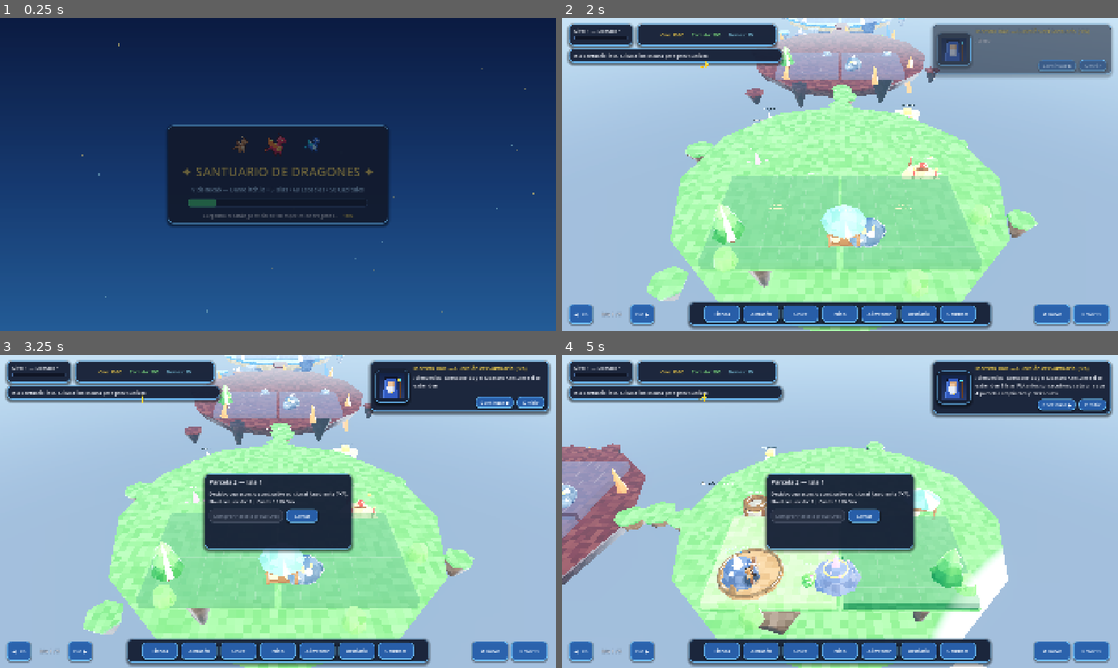
Above: before the commit, frames 1-4 (two rows, left to right).
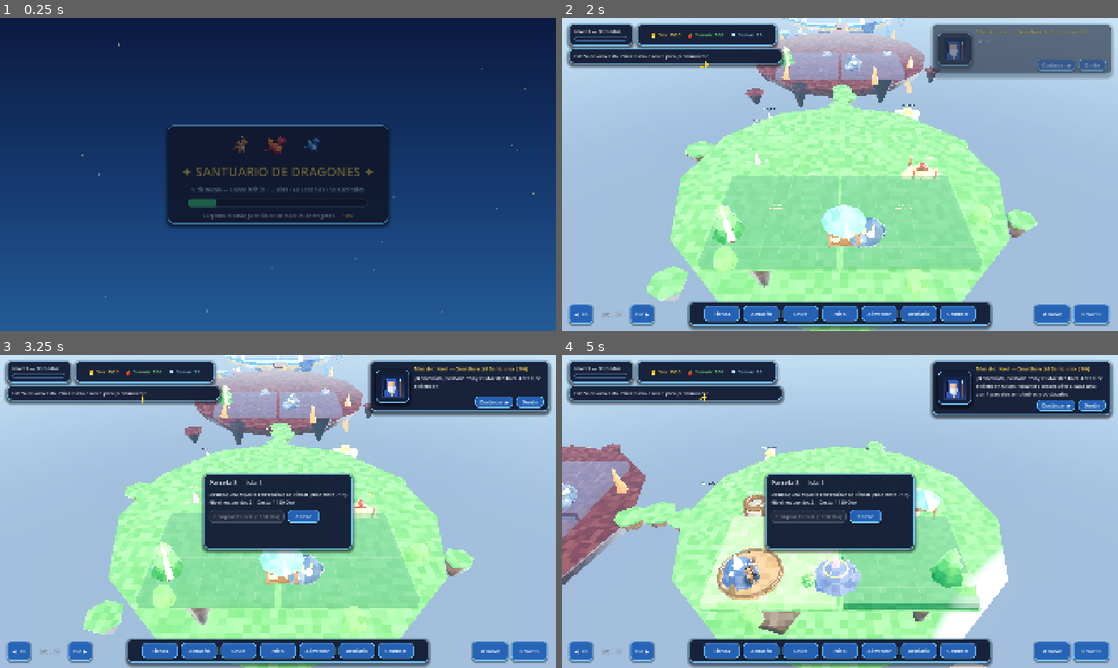
Above: after the commit, the same moments.

Repository: recab535/VJdeRecab
Game: Godot game, scene res://scenes/ui/loading_screen.tscn
Two runs of this game, one before a commit and one after it. Both use one fixed random seed, a clock stepped at 60 frames per second and the inputs below.
Inputs (mouse positions are in pixels of both pictures, inside the frame that each line leads up to):
- Up to frame 1 (0.25 s): no input
- Up to frame 2 (2 s): tap Enter at 0.5 s; move the mouse to (962, 158) at 0.52 s; hold Right 0.53-1.25 s; tap Q at 0.6 s; click (962, 158) at 0.67 s; drag from (728, 190) to (812, 237) at 1.27 s
- Up to frame 3 (3.25 s): move the mouse to (333, 442) at 2.02 s; hold Right 2.03-2.75 s; tap Q at 2.1 s; drag from (250, 574) to (111, 464) at 2.77 s
- Up to frame 4 (5 s): move the mouse to (1006, 558) at 3.52 s; hold Left 3.53-4.25 s; tap Q at 3.6 s; drag from (673, 464) to (756, 433) at 4.27 s

The runs differ from the first frame. In frame 2, 2.7% of the frame differs, in the area x 0-98%, y 3-100%; in frame 3, 4.5%; in frame 4, 5.1%, in the area x 0-100%, y 3-100%.

Commit message:
feat(Fase 6): HUD 1920x1080 pulido, tema UI completo y modales contextuales en tiempo real

Diff:
--- a/ESTADO_AGENTES.json
+++ b/ESTADO_AGENTES.json
@@ -1,6 +1,6 @@
 {
   "estado": "EN_PROGRESO",
-  "fase_actual": 5,
+  "fase_actual": 6,
   "total_fases": 10,
   "turno_actual": "A1",
   "orden_agentes": [
@@ -16,7 +16,7 @@
     "Fase_3": "COMPLETADA - Estructuras 3D detalladas con VisualShaders: Torre Nido (1..4 huevos elementales dinámicos) …(207 unchanged characters)…
     "Fase_4": "COMPLETADA - Generador pixel art 48x48 con contorno, sombreado 3 tonos, variantes híbridas/legendarias y etapas (Cría/Joven/Adulto) en Dragon2D + vida/patrulla/emotes/sombra en hábitats temáticos 2.5D con indicador flotante de oro.",
     "Fase_5": "COMPLETADA - Pantalla de carga animada con degradado, partículas mágicas, showcase de dragones 48x48 y carga asíncrona + tutorial narrativo del Maestro Kael con retrato 48x48, progreso por paso y flecha guía pulsante.",
-    "Fase_6": "PENDIENTE",
+    "Fase_6": "COMPLETADA - Tema UI global ampliado (TabContainer/LineEdit/PanelContainer/ProgressBar), HUD 1920x1080 con animaciones de recursos, fix parcel_index y modales contextuales de estructuras con conteo en vivo y retratos 48x48.",
     "Fase_7": "PENDIENTE",
     "Fase_8": "PENDIENTE",
     "Fase_9": "PENDIENTE",
--- a/assets/ui/game_theme.tres
+++ b/assets/ui/game_theme.tres
@@ -1,65 +1,65 @@
-[gd_resource type="Theme" load_steps=9 format=3]
+[gd_resource type="Theme" load_steps=13 format=3]
 
 [sub_resource type="StyleBoxFlat" id="StyleBoxFlat_btn_disabled"]
-content_margin_left = 14.0
+content_margin_left = 16.0
 content_margin_top = 8.0
-content_margin_right = 14.0
+content_margin_right = 16.0
 content_margin_bottom = 8.0
-bg_color = Color(0.18, 0.21, 0.28, 0.72)
+bg_color = Color(0.16, 0.19, 0.26, 0.72)
 border_width_left = 2
 border_width_top = 2
 border_width_right = 2
 border_width_bottom = 4
-border_color = Color(0.32, 0.36, 0.44, 0.8)
+border_color = Color(0.30, 0.35, 0.44, 0.8)
 corner_radius_top_left = 14
 corner_radius_top_right = 14
 corner_radius_bottom_right = 14
 corner_radius_bottom_left = 14
 
 [sub_resource type="StyleBoxFlat" id="StyleBoxFlat_btn_hover"]
-content_margin_left = 14.0
+content_margin_left = 16.0
 content_margin_top = 8.0
-content_margin_right = 14.0
+content_margin_right = 16.0
 content_margin_bottom = 8.0
-bg_color = Color(0.24, 0.56, 0.92, 1)
+bg_color = Color(0.24, 0.58, 0.96, 1)
 border_width_left = 2
 border_width_top = 2
 border_width_right = 2
 border_width_bottom = 4
-border_color = Color(0.95, 0.86, 0.42, 1)
+border_color = Color(1, 0.88, 0.40, 1)
 corner_radius_top_left = 14
 corner_radius_top_right = 14
 corner_radius_bottom_right = 14
 corner_radius_bottom_left = 14
-shadow_color = Color(0, 0, 0, 0.45)
-shadow_size = 6
+shadow_color = Color(0, 0, 0, 0.48)
+shadow_size = 7
 shadow_offset = Vector2(0, 3)
 
 [sub_resource type="StyleBoxFlat" id="StyleBoxFlat_btn_normal"]
-content_margin_left = 14.0
+content_margin_left = 16.0
 content_margin_top = 8.0
-content_margin_right = 14.0
+content_margin_right = 16.0
 content_margin_bottom = 8.0
-bg_color = Color(0.16, 0.38, 0.68, 0.96)
+bg_color = Color(0.15, 0.39, 0.72, 0.97)
 border_width_left = 2
 border_width_top = 2
 border_width_right = 2
 border_width_bottom = 4
-border_color = Color(0.45, 0.78, 1, 0.95)
+border_color = Color(0.48, 0.80, 1, 0.95)
 corner_radius_top_left = 14
 corner_radius_top_right = 14
 corner_radius_bottom_right = 14
 corner_radius_bottom_left = 14
-shadow_color = Color(0, 0, 0, 0.38)
+shadow_color = Color(0, 0, 0, 0.4)
 shadow_size = 5
 shadow_offset = Vector2(0, 3)
 
 [sub_resource type="StyleBoxFlat" id="StyleBoxFlat_btn_pressed"]
-content_margin_left = 14.0
+content_margin_left = 16.0
 content_margin_top = 10.0
-content_margin_right = 14.0
+content_margin_right = 16.0
 content_margin_bottom = 6.0
-bg_color = Color(0.12, 0.28, 0.52, 1)
+bg_color = Color(0.11, 0.28, 0.54, 1)
 border_width_left = 2
 border_width_top = 2
 border_width_right = 2
@@ -71,57 +71,120 @@
 corner_radius_bottom_left = 14
 
 [sub_resource type="StyleBoxFlat" id="StyleBoxFlat_panel"]
-content_margin_left = 16.0
-content_margin_top = 12.0
-content_margin_right = 16.0
-content_margin_bottom = 12.0
-bg_color = Color(0.09, 0.13, 0.22, 0.92)
+content_margin_left = 18.0
+content_margin_top = 14.0
+content_margin_right = 18.0
+content_margin_bottom = 14.0
+bg_color = Color(0.08, 0.12, 0.22, 0.94)
 border_width_left = 2
 border_width_top = 2
 border_width_right = 2
 border_width_bottom = 4
-border_color = Color(0.42, 0.74, 0.98, 0.85)
+border_color = Color(0.46, 0.78, 1, 0.88)
 corner_radius_top_left = 18
 corner_radius_top_right = 18
 corner_radius_bottom_right = 18
 corner_radius_bottom_left = 18
-shadow_color = Color(0, 0, 0, 0.5)
-shadow_size = 10
-shadow_offset = Vector2(0, 5)
+shadow_color = Color(0, 0, 0, 0.55)
+shadow_size = 12
+shadow_offset = Vector2(0, 6)
 
 [sub_resource type="StyleBoxFlat" id="StyleBoxFlat_pb_bg"]
-bg_color = Color(0.06, 0.08, 0.14, 0.95)
+bg_color = Color(0.05, 0.08, 0.14, 0.96)
 border_width_left = 2
 border_width_top = 2
 border_width_right = 2
 border_width_bottom = 2
-border_color = Color(0.28, 0.42, 0.62, 0.9)
+border_color = Color(0.30, 0.48, 0.70, 0.92)
 corner_radius_top_left = 10
 corner_radius_top_right = 10
 corner_radius_bottom_right = 10
 corner_radius_bottom_left = 10
 
 [sub_resource type="StyleBoxFlat" id="StyleBoxFlat_pb_fill"]
-bg_color = Color(0.26, 0.84, 0.46, 1)
+bg_color = Color(0.24, 0.86, 0.48, 1)
+border_width_top = 1
+border_color = Color(0.70, 1, 0.78, 0.85)
 corner_radius_top_left = 8
 corner_radius_top_right = 8
 corner_radius_bottom_right = 8
 corner_radius_bottom_left = 8
 
+[sub_resource type="StyleBoxFlat" id="StyleBoxFlat_tab_selected"]
+content_margin_left = 18.0
+content_margin_top = 8.0
+content_margin_right = 18.0
+content_margin_bottom = 8.0
+bg_color = Color(0.18, 0.46, 0.84, 1)
+border_width_left = 2
+border_width_top = 3
+border_width_right = 2
+border_color = Color(1, 0.86, 0.36, 1)
+corner_radius_top_left = 12
+corner_radius_top_right = 12
+
+[sub_resource type="StyleBoxFlat" id="StyleBoxFlat_tab_unselected"]
+content_margin_left = 16.0
+content_margin_top = 8.0
+content_margin_right = 16.0
+content_margin_bottom = 8.0
+bg_color = Color(0.10, 0.16, 0.28, 0.9)
+border_width_left = 1
+border_width_top = 1
+border_width_right = 1
+border_color = Color(0.32, 0.48, 0.70, 0.75)
+corner_radius_top_left = 10
+corner_radius_top_right = 10
+
+[sub_resource type="StyleBoxFlat" id="StyleBoxFlat_tab_panel"]
+content_margin_left = 14.0
+content_margin_top = 14.0
+content_margin_right = 14.0
+content_margin_bottom = 14.0
+bg_color = Color(0.07, 0.11, 0.20, 0.92)
+border_width_left = 2
+border_width_top = 2
+border_width_right = 2
+border_width_bottom = 3
+border_color = Color(0.38, 0.68, 0.94, 0.85)
+corner_radius_top_right = 14
+corner_radius_bottom_right = 14
+corner_radius_bottom_left = 14
+
+[sub_resource type="StyleBoxFlat" id="StyleBoxFlat_input"]
+content_margin_left = 12.0
+content_margin_top = 6.0
+content_margin_right = 12.0
+content_margin_bottom = 6.0
+bg_color = Color(0.06, 0.10, 0.18, 0.95)
+border_width_left = 2
+border_width_top = 2
+border_width_right = 2
+border_width_bottom = 2
+border_color = Color(0.36, 0.60, 0.86, 0.88)
+corner_radius_top_left = 10
+corner_radius_top_right = 10
+corner_radius_bottom_right = 10
+corner_radius_bottom_left = 10
+
 [resource]
 default_font_size = 17
-Button/colors/font_color = Color(0.96, 0.98, 1, 1)
+Button/colors/font_color = Color(0.97, 0.99, 1, 1)
 Button/colors/font_disabled_color = Color(0.55, 0.6, 0.68, 0.8)
-Button/colors/font_hover_color = Color(1, 0.96, 0.78, 1)
-Button/colors/font_pressed_color = Color(1, 0.88, 0.52, 1)
+Button/colors/font_hover_color = Color(1, 0.96, 0.76, 1)
+Button/colors/font_pressed_color = Color(1, 0.88, 0.50, 1)
 Button/styles/disabled = SubResource("StyleBoxFlat_btn_disabled")
 Button/styles/focus = SubResource("StyleBoxFlat_btn_hover")
 Button/styles/hover = SubResource("StyleBoxFlat_btn_hover")
 Button/styles/normal = SubResource("StyleBoxFlat_btn_normal")
 Button/styles/pressed = SubResource("StyleBoxFlat_btn_pressed")
-Label/colors/font_color = Color(0.94, 0.96, 1, 1)
-Label/colors/font_outline_color = Color(0.05, 0.07, 0.12, 0.95)
+Label/colors/font_color = Color(0.95, 0.97, 1, 1)
+Label/colors/font_outline_color = Color(0.04, 0.06, 0.12, 0.95)
 Label/constants/outline_size = 3
+LineEdit/styles/normal = SubResource("StyleBoxFlat_input")
 PanelContainer/styles/panel = SubResource("StyleBoxFlat_panel")
 ProgressBar/styles/background = SubResource("StyleBoxFlat_pb_bg")
 ProgressBar/styles/fill = SubResource("StyleBoxFlat_pb_fill")
+TabContainer/styles/panel = SubResource("StyleBoxFlat_tab_panel")
+TabContainer/styles/tab_selected = SubResource("StyleBoxFlat_tab_selected")
+TabContainer/styles/tab_unselected = SubResource("StyleBoxFlat_tab_unselected")
--- a/scripts/ui/estructura_modal.gd
+++ b/scripts/ui/estructura_modal.gd
@@ -1,6 +1,6 @@
 extends Control
 
-## Modal contextual unificado para estructuras especiales:
+## Modal contextual unificado y en tiempo real para estructuras especiales:
 ## Mina de Gemas (1/isla, 24h), Campo de Entrenamiento, Guardería de Crías (máx 4) y Granja.
 
 signal status_message(msg: String)
@@ -12,6 +12,7 @@
 
 var _current_kind: String = ""
 var _current_island_id: int = 1
+var _live_accum: float = 0.0
 
 
 func _ready() -> void:
@@ -20,11 +21,28 @@
 		btn_cerrar.pressed.connect(func() -> void: visible = false)
 
 
+func _process(delta: float) -> void:
+	if not visible:
+		return
+	_live_accum += delta
+	if _live_accum >= 1.0:
+		_live_accum = 0.0
+		if _current_kind in ["mina_gemas", "campo_entrenamiento", "granja_comida"]:
+			_refresh()
+
+
 func open_for(kind: String, island_id: int = 1) -> void:
 	_current_kind = kind
 	_current_island_id = island_id
+	_live_accum = 0.0
 	_refresh()
 	visible = true
+	scale = Vector2(0.94, 0.94)
+	modulate.a = 0.0
+	var tw: Tween = create_tween()
+	tw.set_parallel(true)
+	tw.tween_property(self, "scale", Vector2.ONE, 0.16).set_trans(Tween.TRANS_BACK).set_ease(Tween.EASE_OUT)
+	tw.tween_property(self, "modulate:a", 1.0, 0.12)
 
 
 func _refresh() -> void:
@@ -50,7 +68,7 @@
 
 
 func _render_gem_mine(core: Node) -> void:
-	lbl_titulo.text = "Mina de Gemas — Isla %d" % _current_island_id
+	lbl_titulo.text = "💎 Mina de Gemas — Isla %d" % _current_island_id
 	var mines: Dictionary = core.player_state.get("minas_gemas", {})
 	var key: String = str(_current_island_id)
 	var built: bool = mines.has(key) and bool(mines[key].get("construida", false))
@@ -58,7 +76,7 @@
 
 	if not built:
 		lbl_detalle.text = "Construye una Mina de Gemas en esta isla (máx. 1 por isla, %d/5 construidas).\nCosto: 10 Gemas • Produce 1 Gema cada 24 horas." % total_built
-		_add_action_button("Construir Mina de Gemas (10 Gemas)", func() -> void:
+		_add_action_button("Construir Mina de Gemas (10 💎)", func() -> void:
 			var r: Dictionary = core.build_gem_mine_on_island(_current_island_id)
 			status_message.emit(str(r.get("msg", "")))
 			_refresh()
@@ -66,9 +84,9 @@
 	else:
 		var m: Dictionary = mines[key]
 		var ready_flag: bool = bool(m.get("lista", false)) or float(m.get("restante_seg", 1.0)) <= 0.0
-		var rem_h: float = float(m.get("restante_seg", 0.0)) / 3600.0
-		lbl_detalle.text = ("¡1 Gema lista para recoger!" if ready_flag else "Produciendo 1 Gema... Faltan %.1f horas." % rem_h) + "\nTotal Minas activas: %d/5 (hasta %d Gemas/día)." % [total_built, total_built]
-		var btn: Button = _add_action_button("Recoger +1 Gema", func() -> void:
+		var rem_s: int = int(ceil(float(m.get("restante_seg", 0.0))))
+		lbl_detalle.text = ("✨ ¡1 Gema lista para recoger!" if ready_flag else "Produciendo 1 Gema... Faltan %dh %02dm %02ds." % [rem_s / 3600, (rem_s % 3600) / 60, rem_s % 60]) + "\nTotal Minas activas: %d/5 (hasta %d Gemas/día)." % [total_built, total_built]
+		var btn: Button = _add_action_button("Recoger +1 Gema 💎", func() -> void:
 			var r: Dictionary = core.collect_gem_mine(_current_island_id)
 			status_message.emit(str(r.get("msg", "")))
 			_refresh()
@@ -77,15 +95,15 @@
 
 
 func _render_training_camp(core: Node) -> void:
-	lbl_titulo.text = "Campo de Entrenamiento"
+	lbl_titulo.text = "⚔ Campo de Entrenamiento"
 	var tr: Dictionary = core.player_state.get("entrenamiento", {})
 	if bool(tr.get("activo", false)):
 		var uid: int = int(tr.get("dragon_uid", -1))
 		var d: Dictionary = core.get_dragon_by_uid(uid)
 		var sp: Dictionary = core.get_species(int(d.get("especie_id", 1)))
 		var rem: int = int(ceil(float(tr.get("restante_seg", 0.0))))
-		lbl_detalle.text = "Entrenando a %s (+10%% stats de combate).\nTiempo restante: %d s." % [str(sp.get("nombre", "Dragón")), rem]
-		_add_action_button("Acelerar entrenamiento (3 Gemas)", func() -> void:
+		lbl_detalle.text = "Entrenando a %s (+10%% stats de combate).\nTiempo restante: %02d:%02d." % [str(sp.get("nombre", "Dragón")), rem / 60, rem % 60]
+		_add_action_button("Acelerar entrenamiento (3 💎)", func() -> void:
 			var r: Dictionary = core.speedup_training_with_gems(3)
 			status_message.emit(str(r.get("msg", "")))
 			_refresh()
@@ -96,18 +114,24 @@
 			if d_var is Dictionary:
 				var d: Dictionary = d_var
 				var uid: int = int(d.get("uid", -1))
-				var sp: Dictionary = core.get_species(int(d.get("especie_id", 1)))
+				var sp_id: int = int(d.get("especie_id", 1))
+				var sp: Dictionary = core.get_species(sp_id)
 				var t_lvl: int = int(d.get("entrenamiento_nivel", 0))
-				_add_action_button("Entrenar %s (Rango +%d) — 300 Oro" % [str(sp.get("nombre", "Dragón")), t_lvl], func() -> void:
-					var r: Dictionary = core.start_training(uid, 300, 300)
-					status_message.emit(str(r.get("msg", "")))
-					_refresh()
+				var etapa: String = str(d.get("etapa", "cria"))
+				_add_dragon_action_row(
+					sp_id,
+					etapa,
+					"Entrenar %s (Rango +%d) — 300 Oro" % [str(sp.get("nombre", "Dragón")), t_lvl],
+					func() -> void:
+						var r: Dictionary = core.start_training(uid, 300, 300)
+						status_message.emit(str(r.get("msg", "")))
+						_refresh()
 				)
 
 
 func _render_nursery(core: Node) -> void:
 	var guarderia: Array = core.player_state.get("guarderia", [])
-	lbl_titulo.text = "Guardería de Crías (%d / 4)" % guarderia.size()
+	lbl_titulo.text = "🐣 Guardería de Crías (%d / 4)" % guarderia.size()
 	lbl_detalle.text = "Guarda hasta 4 dragoncitos pequeños cuando no tengas espacio libre en tus hábitats."
 
 	if guarderia.is_empty():
@@ -118,35 +142,47 @@
 		for i: int in range(guarderia.size()):
 			var d_var: Variant = guarderia[i]
 			if d_var is Dictionary:
-				var sp: Dictionary = core.get_species(int(d_var.get("especie_id", 1)))
+				var sp_id: int = int(d_var.get("especie_id", 1))
+				var sp: Dictionary = core.get_species(sp_id)
+				var etapa: String = str(d_var.get("etapa", "cria"))
 				var idx: int = i
-				_add_action_button("Retirar %s (Niv.%d)" % [str(sp.get("nombre", "Cría")), int(d_var.get("nivel", 1))], func() -> void:
-					var r: Dictionary = core.retrieve_dragon_from_nursery(idx)
-					status_message.emit(str(r.get("msg", "")))
-					_refresh()
+				_add_dragon_action_row(
+					sp_id,
+					etapa,
+					"Retirar %s (Niv.%d)" % [str(sp.get("nombre", "Cría")), int(d_var.get("nivel", 1))],
+					func() -> void:
+						var r: Dictionary = core.retrieve_dragon_from_nursery(idx)
+						status_message.emit(str(r.get("msg", "")))
+						_refresh()
 				)
 
 	if guarderia.size() < 4:
 		var dragones: Array = core.player_state.get("dragones", [])
 		if dragones.size() > 1:
 			var last_d: Dictionary = dragones[dragones.size() - 1]
-			var sp_last: Dictionary = core.get_species(int(last_d.get("especie_id", 1)))
-			_add_action_button("Enviar %s a Guardería" % str(sp_last.get("nombre", "Cría")), func() -> void:
-				var removed: Dictionary = dragones.pop_back()
-				core.player_state["dragones"] = dragones
-				var r: Dictionary = core.store_dragon_in_nursery(removed)
-				status_message.emit(str(r.get("msg", "")))
-				_refresh()
+			var sp_id: int = int(last_d.get("especie_id", 1))
+			var sp_last: Dictionary = core.get_species(sp_id)
+			_add_dragon_action_row(
+				sp_id,
+				str(last_d.get("etapa", "cria")),
+				"Enviar %s a Guardería" % str(sp_last.get("nombre", "Cría")),
+				func() -> void:
+					var removed: Dictionary = dragones.pop_back()
+					core.player_state["dragones"] = dragones
+					var r: Dictionary = core.store_dragon_in_nursery(removed)
+					status_message.emit(str(r.get("msg", "")))
+					_refresh()
 			)
 
 
 func _render_food_farm(core: Node) -> void:
-	lbl_titulo.text = "Granja de Comida"
+	lbl_titulo.text = "🍎 Granja de Comida"
 	var granjas: Array = core.player_state.get("granjas_comida", [])
 	var g: Dictionary = granjas[0] if not granjas.is_empty() else {}
 	if bool(g.get("produciendo", false)):
-		lbl_detalle.text = "Cosecha en progreso: +%d Comida (%d s restantes)." % [int(g.get("cantidad", 180)), int(ceil(float(g.get("restante_seg", 0.0))))]
-		_add_action_button("Acelerar cosecha (2 Gemas)", func() -> void:
+		var rem: int = int(ceil(float(g.get("restante_seg", 0.0))))
+		lbl_detalle.text = "Cosecha en progreso: +%d Comida (%02d:%02d restantes)." % [int(g.get("cantidad", 180)), rem / 60, rem % 60]
+		_add_action_button("Acelerar cosecha (2 💎)", func() -> void:
 			var r: Dictionary = core.speedup_food_farm(2)
 			status_message.emit(str(r.get("msg", "")))
 			_refresh()
@@ -158,6 +194,25 @@
 			status_message.emit(str(r.get("msg", "")))
 			_refresh()
 		)
+
+
+func _add_dragon_action_row(sp_id: int, etapa: String, btn_text: String, cb: Callable) -> void:
+	var row: HBoxContainer = HBoxContainer.new()
+	row.add_theme_constant_override("separation", 10)
+	var icon: TextureRect = TextureRect.new()
+	icon.texture = Dragon2D.build_dragon_texture(sp_id, etapa)
+	icon.custom_minimum_size = Vector2(44, 44)
+	icon.texture_filter = CanvasItem.TEXTURE_FILTER_NEAREST
+	icon.stretch_mode = TextureRect.STRETCH_KEEP_ASPECT_CENTERED
+	row.add_child(icon)
+
+	var btn: Button = Button.new()
+	btn.text = btn_text
+	btn.size_flags_horizontal = Control.SIZE_EXPAND_FILL
+	btn.custom_minimum_size = Vector2(0, 44)
+	btn.pressed.connect(cb)
+	row.add_child(btn)
+	box_acciones.add_child(row)
 
 
 func _add_action_button(text: String, cb: Callable) -> Button:
--- a/scripts/ui/hud_basic.gd
+++ b/scripts/ui/hud_basic.gd
@@ -61,6 +61,9 @@
 var _feed_dragons_list: Array[Dictionary] = []
 var _feed_selected_idx: int = 0
 var _current_comida: int = 0
+var _last_oro: int = -1
+var _last_comida: int = -1
+var _last_gemas: int = -1
 
 
 func _ready() -> void:
@@ -159,11 +162,42 @@
 
 func set_resources(oro: int, comida: int, gemas: int) -> void:
 	_current_comida = comida
-	lbl_oro.text = "Oro: %d" % oro
-	lbl_comida.text = "Comida: %d" % comida
-	lbl_gemas.text = "Gemas: %d" % gemas
+	lbl_oro.text = "🪙 Oro: %d" % oro
+	lbl_comida.text = "🍎 Comida: %d" % comida
+	lbl_gemas.text = "💎 Gemas: %d" % gemas
+	if _last_oro >= 0 and oro > _last_oro:
+		_bump_label(lbl_oro)
+	if _last_comida >= 0 and comida > _last_comida:
+		_bump_label(lbl_comida)
+	if _last_gemas >= 0 and gemas > _last_gemas:
+		_bump_label(lbl_gemas)
+	_last_oro = oro
+	_last_comida = comida
+	_last_gemas = gemas
 	if panel_alimentar and panel_alimentar.visible:
 		_refresh_feed_panel_ui()
+
+
+func _bump_label(lbl: Control) -> void:
+	if lbl == null:
+		return
+	lbl.pivot_offset = lbl.size * 0.5
+	var tw: Tween = lbl.create_tween()
+	tw.tween_property(lbl, "scale", Vector2(1.16, 1.16), 0.10).set_trans(Tween.TRANS_QUAD).set_ease(Tween.EASE_OUT)
+	tw.tween_property(lbl, "scale", Vector2.ONE, 0.16).set_trans(Tween.TRANS_BACK).set_ease(Tween.EASE_OUT)
+
+
+func _pop_open(panel: Control) -> void:
+	if panel == null:
+		return
+	panel.visible = true
+	panel.pivot_offset = panel.size * 0.5
+	panel.scale = Vector2(0.92, 0.92)
+	panel.modulate.a = 0.0
+	var tw: Tween = panel.create_tween()
+	tw.set_parallel(true)
+	tw.tween_property(panel, "scale", Vector2.ONE, 0.18).set_trans(Tween.TRANS_BACK).set_ease(Tween.EASE_OUT)
+	tw.tween_property(panel, "modulate:a", 1.0, 0.14)
 
 
 func show_status_message(msg: String) -> void:
@@ -189,12 +223,12 @@
 	]
 	btn_desbloquear_isla.text = "Desbloquear (%d Oro)" % _preview_cost_oro
 	btn_desbloquear_isla.disabled = current_oro < _preview_cost_oro or player_level < _preview_level_req
-	panel_isla_preview.visible = true
+	_pop_open(panel_isla_preview)
 
 
 func show_parcel_preview(info: Dictionary, current_oro: int, player_level: int = 1) -> void:
 	_preview_island_id = int(info.get("island_id", 1))
-	_preview_parcel_idx = int(info.get("parcela", 1))
+	_preview_parcel_idx = int(info.get("parcel_index", info.get("parcela", 1)))
 	_preview_cost_oro = int(info.get("costo_oro", 750))
 	_preview_level_req = int(info.get("nivel_req", 1))
 	lbl_isla_titulo.text = "Parcela %d — Isla %d" % [_preview_parcel_idx + 1, _preview_island_id]
@@ -204,7 +238,7 @@
 	]
 	btn_desbloquear_isla.text = "Comprar Parcela (%d Oro)" % _preview_cost_oro
 	btn_desbloquear_isla.disabled = current_oro < _preview_cost_oro or player_level < _preview_level_req
-	panel_isla_preview.visible = true
+	_pop_open(panel_isla_preview)
 
 
 func hide_island_preview() -> void:
Not shown, changed: ROADMAP_AUTO.md
